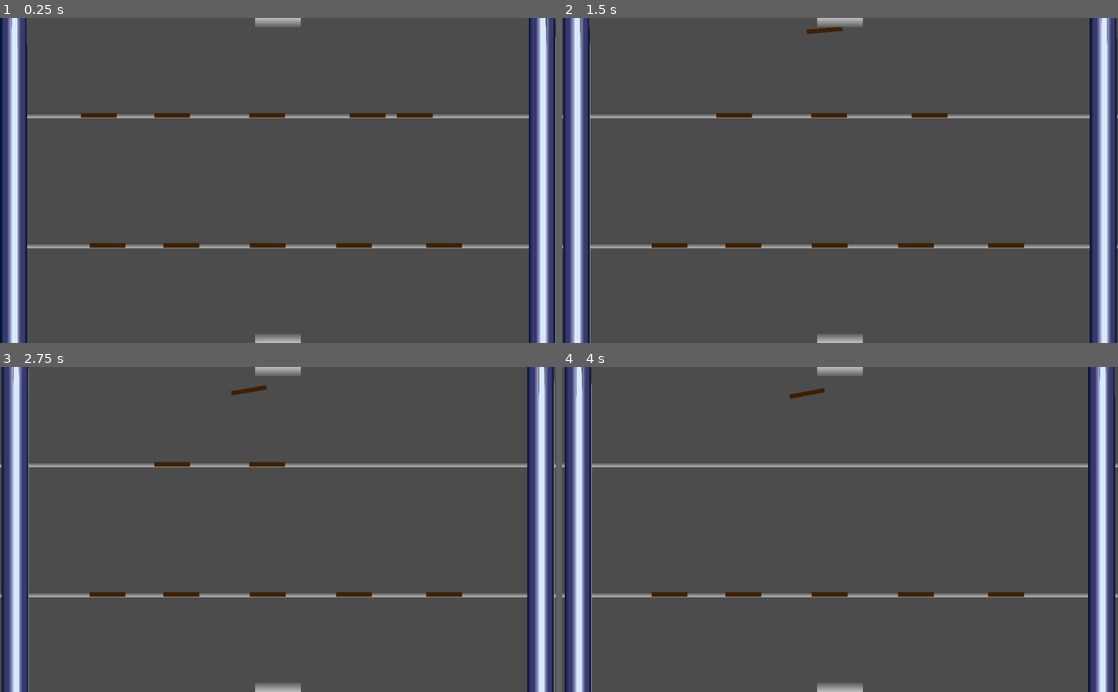
Above: before the commit, frames 1-4 (two rows, left to right).
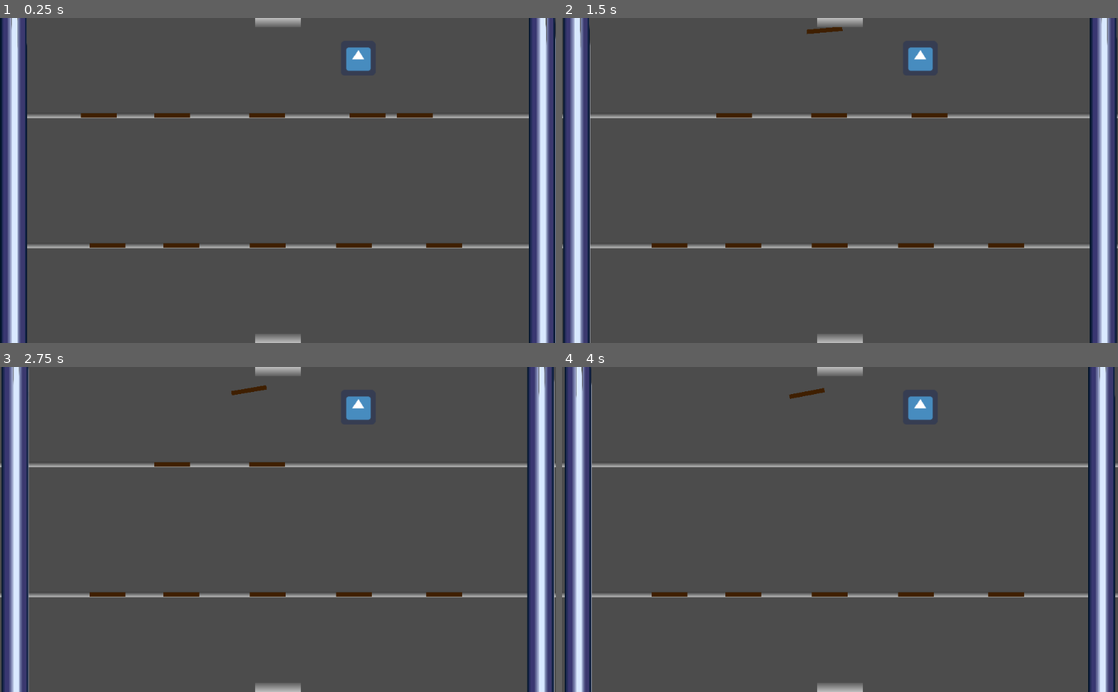
Above: after the commit, the same moments.

Repository: hgcummings/garbage-crusher
Game: Godot game, scene res://Main.tscn
Same seed, same stepped clock (60 frames per second), same inputs: the game is played once before the commit and once after it. The engine's default icon, where the game draws it, is replaced by a stand-in: a white triangle on a blue panel in a dark square.
Inputs (mouse positions are in pixels of both pictures, inside the frame that each line leads up to):
- Up to frame 1 (0.25 s): no input
- Up to frame 2 (1.5 s): move the mouse to (662, 115) at 0.52 s; click (662, 115) at 0.67 s; tap Enter at 1.25 s; move the mouse to (979, 115) at 1.27 s; click (979, 115) at 1.42 s
- Up to frame 3 (2.75 s): move the mouse to (366, 464) at 2.02 s; click (366, 464) at 2.17 s
- Up to frame 4 (4 s): move the mouse to (734, 464) at 2.77 s; click (734, 464) at 2.92 s; move the mouse to (828, 464) at 3.52 s; click (828, 464) at 3.67 s

The runs differ from the first frame. In frame 1, 0.3% of the frame differs, in the area x 62-67%, y 8-17%; in frame 2, 0.3%; in frame 3, 0.3%; in frame 4, 0.3%.

Commit message:
Make player rotate with movement

Diff:
--- a/Main.tscn
+++ b/Main.tscn
@@ -23,7 +23,7 @@
 speed = -1
 
 [node name="Player" parent="." instance=ExtResource( 3 )]
-position = Vector2( 516, -67 )
+position = Vector2( 659.675, 74.4302 )
 
 [node name="Stick" parent="." groups=["channel_1"] instance=ExtResource( 4 )]
 position = Vector2( 182, 180 )
--- a/PlayerMovement.gd
+++ b/PlayerMovement.gd
@@ -26,7 +26,7 @@
 
 	heldItem.global_position = $HeldItemSprite.global_position
 	heldItem.angular_velocity = rng.randf_range(-random_throw_angular_velocity, random_throw_angular_velocity)
-	heldItem.linear_velocity = rng.randf_range(0, random_throw_velocity) * $RayCast2D.cast_to
+	heldItem.linear_velocity = rng.randf_range(0, random_throw_velocity) * ($HeldItemSprite.global_position - global_position)
 	if rng.randi_range(0, 20) == 0:
 		heldItem.linear_velocity = 20 * $RayCast2D.cast_to
 
@@ -44,13 +44,15 @@
 	if Input.is_action_pressed("right_%s" % player_number):
 		inputDirection += Vector2.RIGHT
 
+
 	if Input.is_action_just_released("interact_%s" % player_number):
 		if heldItem == null:
 			handle_pick_up()
 		else:
 			handle_drop()
-
 func _physics_process(delta):
 	process_inputs()
-	movementVector = inputDirection * SPEED
+	movementVector = inputDirection.normalized() * SPEED
+	if inputDirection != Vector2.ZERO:
+		rotation = atan2(inputDirection.y, inputDirection.x) - PI/2
 	move_and_slide(movementVector)
